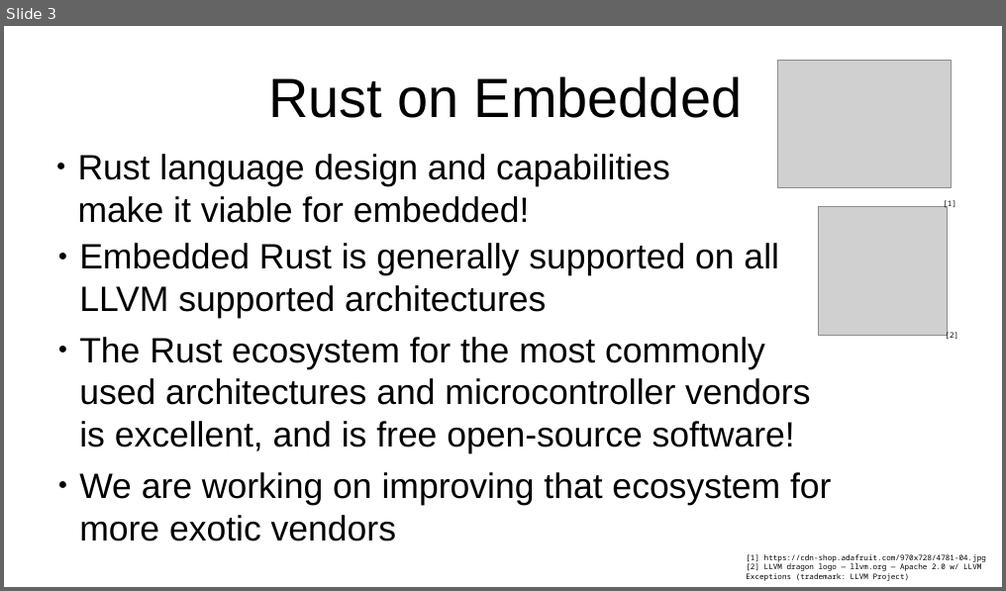
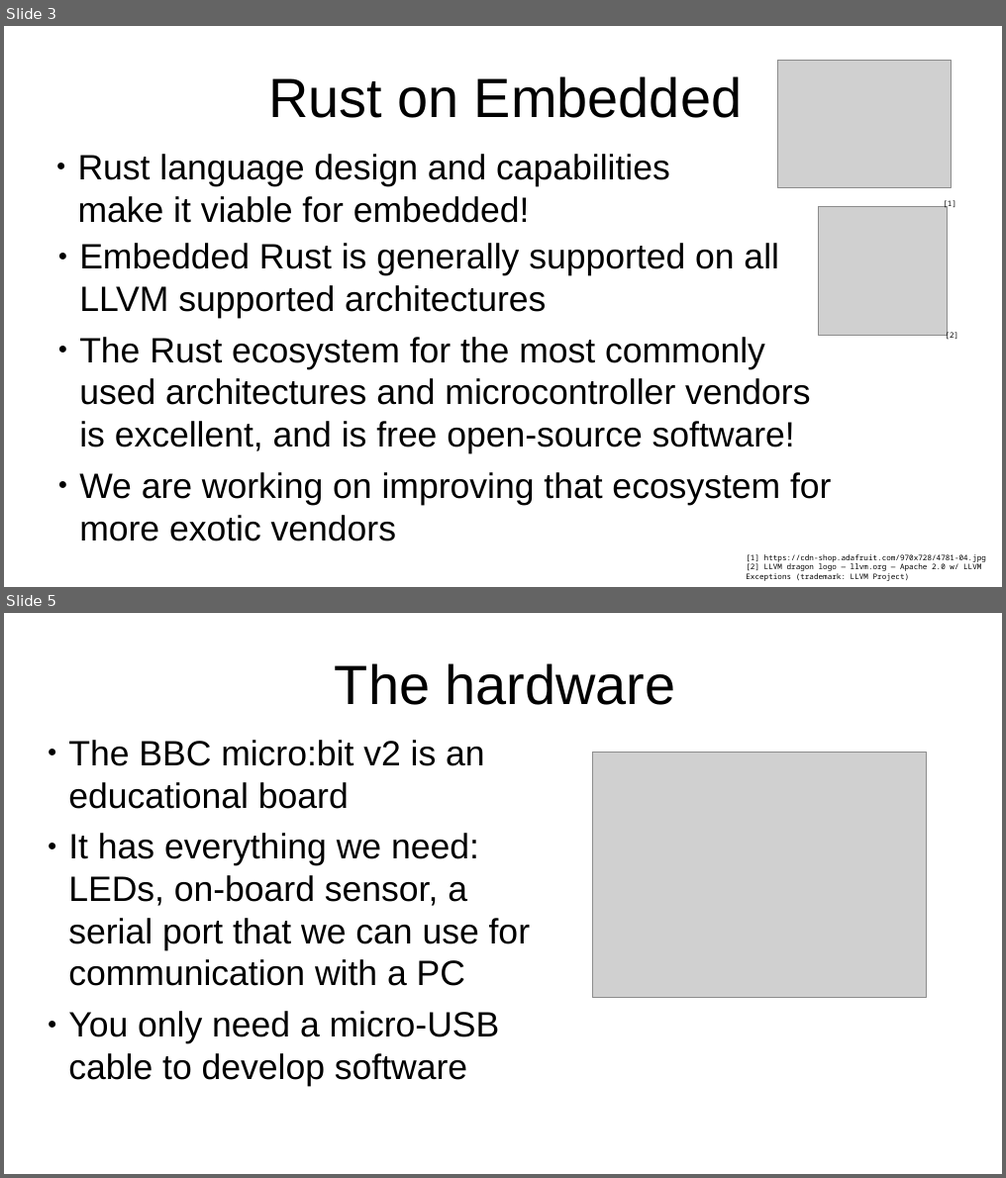
Before and after one commit to us-irs/embedded-rust-workshop, a slide deck: slides/embedded-rust-workshop.odp. Shown one above the other, each under a label of ours: slide 3 before the commit, slides 3 and 5 after it; the slides between them are not shown. The pictures are 1006x591 and 1006x1178 pixels, drawn with LibreOffice and Linux fonts; fonts in the diff are those of the drawing; grey boxes stand for pictures. Boxes give left, top, right and bottom in pixels: in the first picture for what was removed or moved away, otherwise in the second. Text is boxed around its words. In the diff, an @@ line names an element or a change of style, - is before the commit and + after.

```diff
--- a/slides/embedded-rust-workshop.odp
+++ b/slides/embedded-rust-workshop.odp
@@ slide 5 added at (x1=4, y1=613, x2=1002, y2=1174), background #FFFFFF @@
@@ title added at (x1=335, y1=663, x2=676, y2=705), 44 pt, text #000000 @@
+The hardware
@@ text added at (x1=68, y1=740, x2=530, y2=1086), 28 pt, text #000000 @@
+● The BBC micro:bit v2 is an educational board
+● It has everything we need: LEDs, on-board sensor, a serial port that we can use for communication with a PC
+● You only need a micro-USB cable to develop software
@@ picture added at (x1=593, y1=752, x2=927, y2=998) @@
```
Also in this commit, not shown: 5 slides changed.
